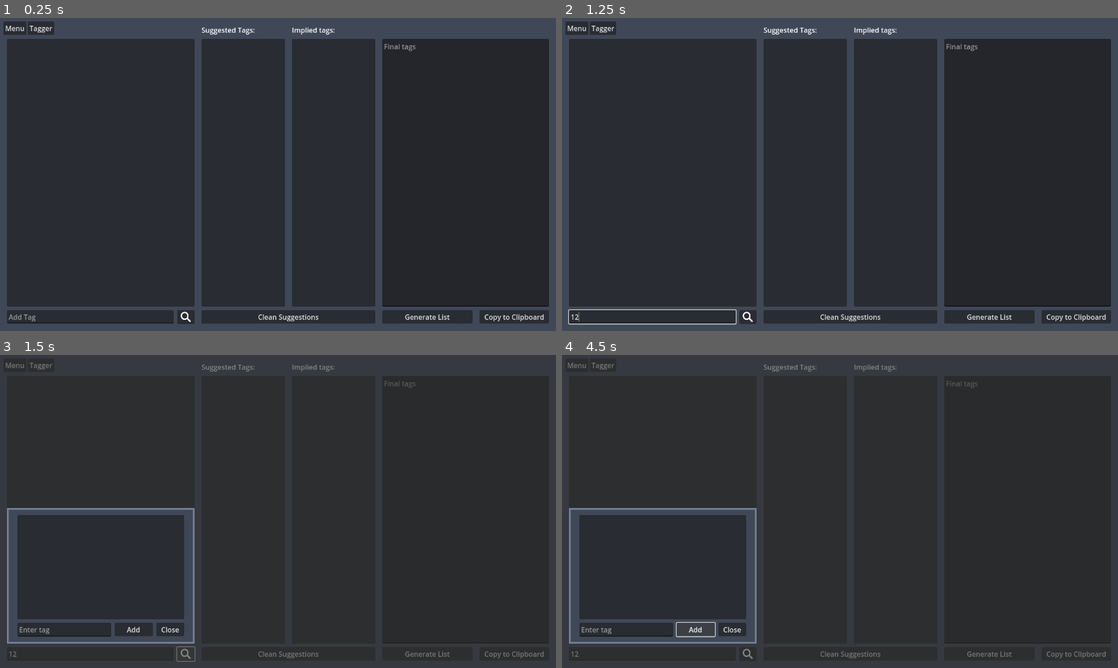
Above: before the commit, frames 1-4 (two rows, left to right).
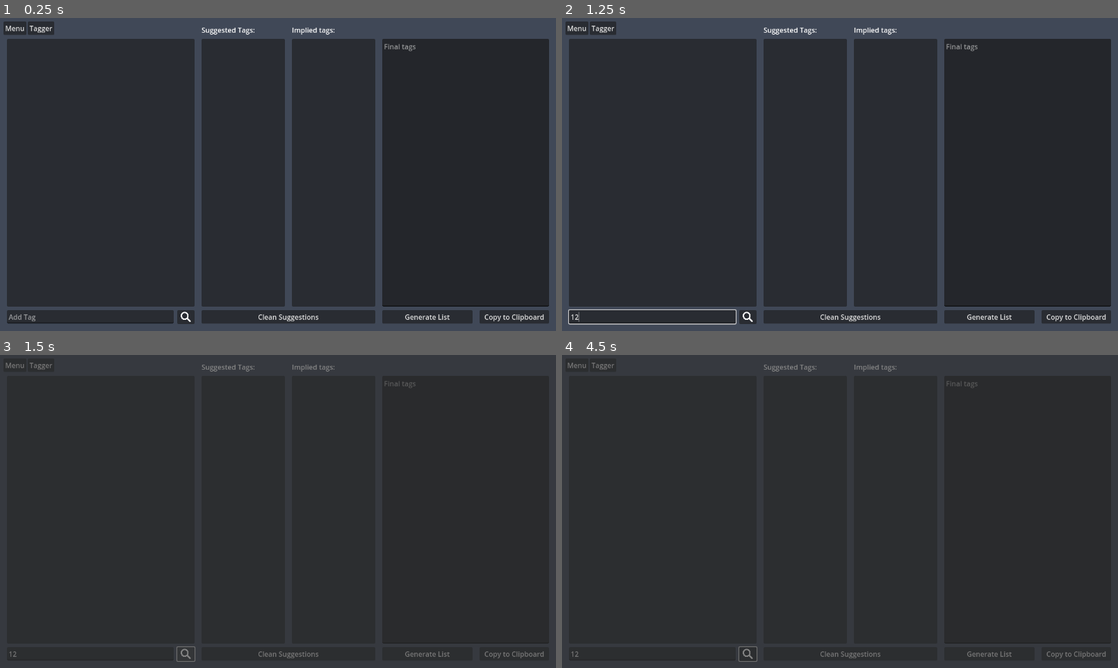
Above: after the commit, the same moments.

Repository: Ketei/e621Tagger
Game: Godot game, scene res://Scenes/application.tscn
The game is run twice, just before and just after one commit, with the same random seed, the same clock (stepped at 60 frames per second) and the same inputs.
Inputs (mouse positions are in pixels of both pictures, inside the frame that each line leads up to):
- Up to frame 1 (0.25 s): no input
- Up to frame 2 (1.25 s): click (650, 315) at 0.52 s; type "12" at 0.6 s
- Up to frame 3 (1.5 s): click (183, 655) at 1.25 s
- Up to frame 4 (4.5 s): click "Clean Suggestions" at 2 s; click "Generate List" at 2.75 s; click "Copy to Clipboard" at 3.5 s; click (695, 630) at 4.25 s, where only the run before the commit has a clickable "Add"

Frames 1-2 are identical in both runs. In frame 3, 3.5% of the frame differs, in the area x 1-35%, y 48-93%; in frame 4, 3.5%, in the area x 1-36%, y 48-98%.

Commit message:
Version bump

Diff:
--- a/Globals/tagger.gd
+++ b/Globals/tagger.gd
@@ -20,7 +20,7 @@
 	HYDRUS,
 }
 
-const e6_headers: Array = ["User-Agent: Taglist Maker/v0.3.0 (by Ketei)"]
+const e6_headers: Array = ["User-Agent: Taglist Maker/v0.3.1 (by Ketei)"]
 const implications_path: String = "user://database/implications/"
 const tags_path: String = "user://database/tags/"
 
--- a/Scenes/application.tscn
+++ b/Scenes/application.tscn
@@ -965,6 +965,7 @@
 color = Color(0.184314, 0.184314, 0.184314, 0.588235)
 
 [node name="QuickSearch" type="Control" parent="Tagger/AddAutoComplete"]
+visible = false
 anchors_preset = 0
 offset_left = 16.0
 offset_top = 352.0
